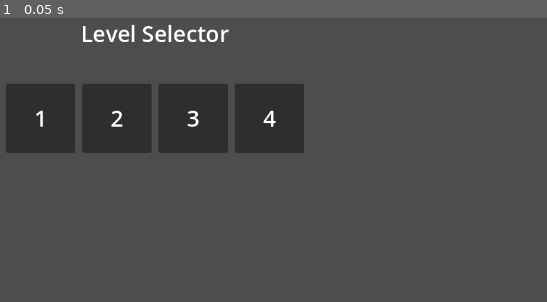
Above: before the commit, frame 1.
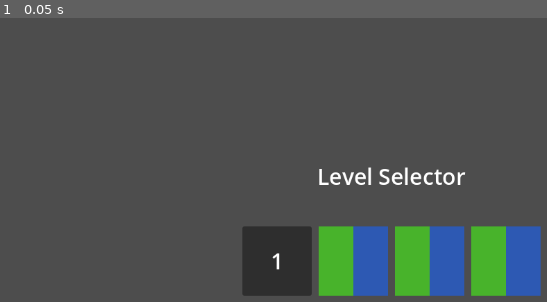
Above: after the commit, the same moment.

Repository: northstarstudios/Cozy-Fall-Game-Jam
Game: Godot game, scene res://Scenes/Levels/main.tscn
Two runs of this game, one before a commit and one after it. Both use one fixed random seed, a clock stepped at 60 frames per second and the inputs below. The engine's default icon, where the game draws it, is replaced by a stand-in: a white triangle on a blue panel in a dark square.
Inputs:
- Up to frame 1 (0.05 s): no input

The runs differ from the first frame. In frame 1, 26% of the frame differs, in the area x 1-99%, y 2-98%.

Commit message:
Made it so you can load levels from the level selector and both return to it and restart the current level

Diff:
--- a/Scenes/Levels/main.tscn
+++ b/Scenes/Levels/main.tscn
@@ -8,15 +8,26 @@
 
 [node name="Node" type="Node"]
 
-[node name="GameManager" type="Node2D" parent="."]
+[node name="GameManager" type="Node2D" parent="." node_paths=PackedStringArray("LevelMenu", "GameOverlay")]
 script = ExtResource("1_0xm2m")
 levels = Array[PackedScene]([ExtResource("1_ig7tw"), ExtResource("3_h2yge")])
+LevelMenu = NodePath("../CanvasLayer/LevelMenu")
+GameOverlay = NodePath("../CanvasLayer/GameOverlay")
 
 [node name="CanvasLayer" type="CanvasLayer" parent="."]
 
 [node name="LevelMenu" type="MarginContainer" parent="CanvasLayer"]
-offset_right = 40.0
-offset_bottom = 40.0
+anchors_preset = 8
+anchor_left = 0.5
+anchor_top = 0.5
+anchor_right = 0.5
+anchor_bottom = 0.5
+offset_left = -235.0
+offset_top = -118.0
+offset_right = 235.0
+offset_bottom = 118.0
+grow_horizontal = 2
+grow_vertical = 2
 theme_override_constants/margin_left = 20
 theme_override_constants/margin_top = 20
 theme_override_constants/margin_right = 20
@@ -44,12 +55,56 @@
 
 [node name="LevelBox2" parent="CanvasLayer/LevelMenu/VBoxContainer/LevelGrid" instance=ExtResource("5_w0lsm")]
 layout_mode = 2
+locked = true
 level_num = 2
 
 [node name="LevelBox3" parent="CanvasLayer/LevelMenu/VBoxContainer/LevelGrid" instance=ExtResource("5_w0lsm")]
 layout_mode = 2
+locked = true
 level_num = 3
 
 [node name="LevelBox4" parent="CanvasLayer/LevelMenu/VBoxContainer/LevelGrid" instance=ExtResource("5_w0lsm")]
 layout_mode = 2
+locked = true
 level_num = 4
+
+[node name="GameOverlay" type="MarginContainer" parent="CanvasLayer"]
+anchors_preset = 15
+anchor_right = 1.0
+anchor_bottom = 1.0
+grow_horizontal = 2
+grow_vertical = 2
+theme_override_constants/margin_left = 20
+theme_override_constants/margin_top = 20
+theme_override_constants/margin_right = 20
+theme_override_constants/margin_bottom = 20
+
+[node name="Return" type="PanelContainer" parent="CanvasLayer/GameOverlay"]
+custom_minimum_size = Vector2(128, 64)
+layout_mode = 2
+size_flags_horizontal = 4
+size_flags_vertical = 0
+
+[node name="Return" type="Label" parent="CanvasLayer/GameOverlay/Return"]
+layout_mode = 2
+text = "Return"
+label_settings = ExtResource("4_7i1ub")
+horizontal_alignment = 1
+vertical_alignment = 1
+
+[node name="Restart" type="PanelContainer" parent="CanvasLayer/GameOverlay"]
+custom_minimum_size = Vector2(128, 64)
+layout_mode = 2
+size_flags_horizontal = 4
+size_flags_vertical = 8
+
+[node name="Restart" type="Label" parent="CanvasLayer/GameOverlay/Restart"]
+layout_mode = 2
+text = "Restart"
+label_settings = ExtResource("4_7i1ub")
+horizontal_alignment = 1
+vertical_alignment = 1
+
+[connection signal="level_selected" from="CanvasLayer/LevelMenu/VBoxContainer/LevelGrid/LevelBox" to="GameManager" method="_on_level_box_level_selected"]
+[connection signal="gui_input" from="CanvasLayer/GameOverlay/Return" to="GameManager" method="_on_return_gui_input"]
+[connection signal="gui_input" from="CanvasLayer/GameOverlay/Restart" to="GameManager" method="_on_restart_gui_input"]
--- a/Scripts/game_manager.gd
+++ b/Scripts/game_manager.gd
@@ -1,4 +1,40 @@
 extends Node2D
 
 @export var levels : Array[PackedScene];
+
+@export var LevelMenu : MarginContainer;
+@export var GameOverlay : MarginContainer;
 # Called when the node enters the scene tree for the first time.
+
+var inMenu = true;
+var currentLevelid = -1;
+
+func _on_level_box_level_selected(id : int) -> void:
+	var l = levels[id].instantiate();
+	add_child(l);
+	LevelMenu.visible = false;
+	GameOverlay.visible = true;
+	currentLevelid = id;
+
+
+
+func _ready() -> void:
+	LevelMenu.visible = true;
+	GameOverlay.visible = false;
+
+
+func _on_return_gui_input(event: InputEvent) -> void:
+	if event is InputEventMouseButton and event.pressed:
+		for child in get_children():
+			child.queue_free();
+		GameOverlay.visible = false;
+		LevelMenu.visible = true;
+		currentLevelid = -1;
+
+
+func _on_restart_gui_input(event: InputEvent) -> void:
+	if event is InputEventMouseButton and event.pressed:
+		for child in get_children():
+			child.queue_free();
+		var l = levels[currentLevelid].instantiate();
+		add_child(l);
Not shown: 1 places in Scenes/manager.tscn that only renumber resources
Not shown: 1 places in Scenes/villager.tscn that only renumber resources
